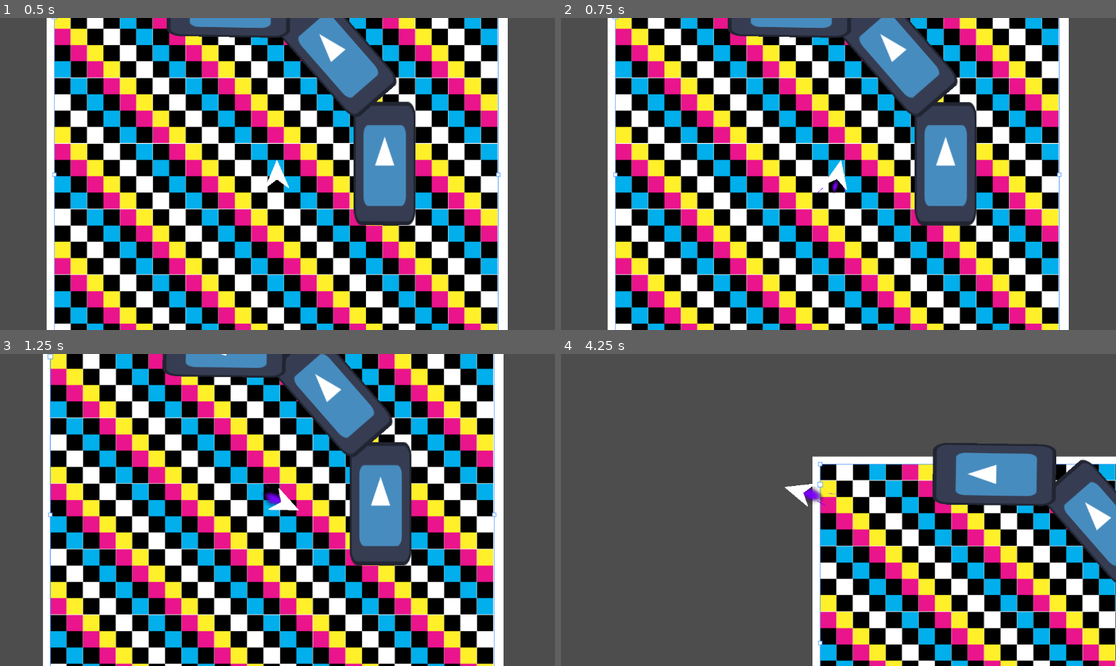
Above: before the commit, frames 1-4 (two rows, left to right).
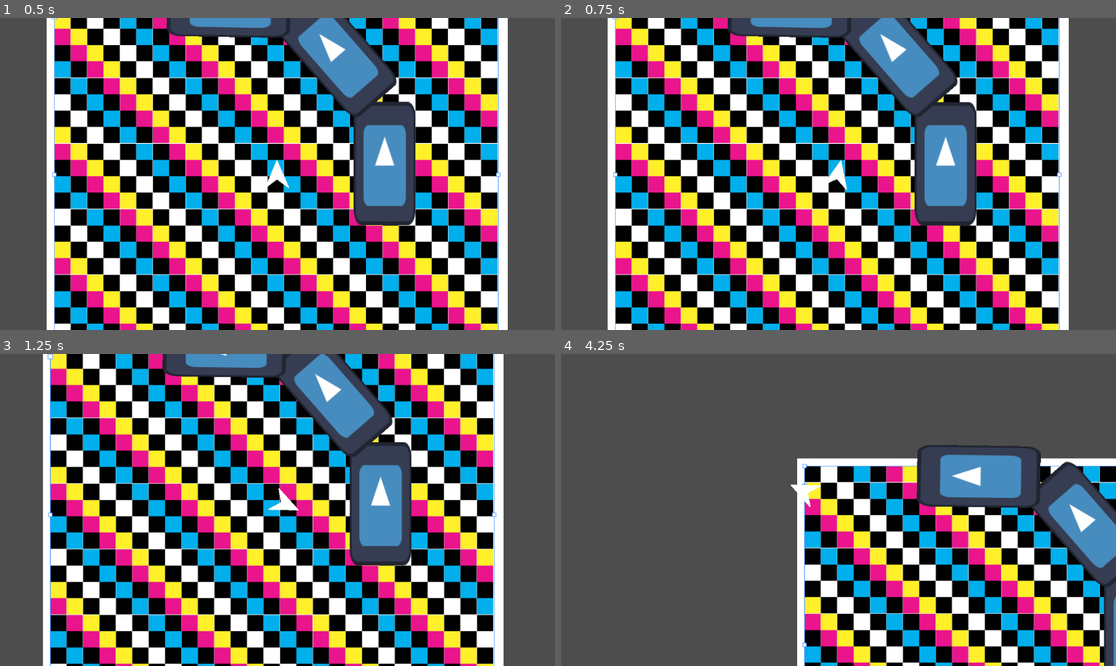
Above: after the commit, the same moments.

Repository: ParadoxArcher/Angle_Advantage
Game: Godot game, scene res://Scenes/GameScene.tscn
The game is run twice, just before and just after one commit, with the same random seed, the same clock (stepped at 60 frames per second) and the same inputs. The engine's default icon, where the game draws it, is replaced by a stand-in: a white triangle on a blue panel in a dark square.
Inputs:
- Up to frame 1 (0.5 s): no input
- Up to frame 2 (0.75 s): tap Enter at 0.5 s; hold D (RotateRight) from 0.53 s (still down); hold W (Boost) from 0.53 s (still down)
- Up to frame 3 (1.25 s): keep holding D (RotateRight); keep holding W (Boost)
- Up to frame 4 (4.25 s): release D (RotateRight) at 1.28 s; release W (Boost) at 1.28 s; hold S (Back) 1.28-2.03 s; tap W (Boost) at 1.35, 2.85 s; hold W (Boost) 2.03-2.78 s; hold D (RotateRight) 2.03-3.53 s; tap Space (Dodge) at 2.1 s; hold A (RotateLeft) from 3.53 s (still down); hold W (Boost) from 3.53 s (still down)

Frame 1 is identical in both runs. In frame 2, less than 0.1% of the frame differs, in the area x 46-52%, y 51-57%; in frame 3, 0.1%; in frame 4, 35%, in the area x 40-100%, y 28-100%.

Commit message:
vault backup: 2025-03-12 17:03:06

Diff:
--- a/zProject Files/Godot/Scenes/Player.tscn
+++ b/zProject Files/Godot/Scenes/Player.tscn
@@ -82,27 +82,33 @@
 script = ExtResource("6_1n3q7")
 
 [node name="RayCastL" type="RayCast2D" parent="WallBoost Detection"]
-target_position = Vector2(-90, -75)
+position = Vector2(-55, -50)
+target_position = Vector2(-70, -55)
 
 [node name="RayCastML" type="RayCast2D" parent="WallBoost Detection"]
-target_position = Vector2(-115, -45)
+position = Vector2(-55, -25)
+target_position = Vector2(-95, -30)
 
 [node name="RayCastM" type="RayCast2D" parent="WallBoost Detection"]
-target_position = Vector2(-130, 0)
+position = Vector2(-55, 0)
+target_position = Vector2(-105, 0)
 
 [node name="RayCastMR" type="RayCast2D" parent="WallBoost Detection"]
-target_position = Vector2(-115, 45)
+position = Vector2(-55, 25)
+target_position = Vector2(-95, 30)
 
 [node name="RayCastR" type="RayCast2D" parent="WallBoost Detection"]
-target_position = Vector2(-90, 75)
+position = Vector2(-55, 50)
+target_position = Vector2(-70, 55)
 
 [node name="VFX" type="Node2D" parent="."]
+visible = false
 show_behind_parent = true
 
 [node name="BoostVFX" type="Sprite2D" parent="VFX"]
 show_behind_parent = true
 material = SubResource("ShaderMaterial_m5b53")
-position = Vector2(-92, 0.999664)
+position = Vector2(-101, -3)
 rotation = 1.5708
 texture = ExtResource("7_cnoma")
 
--- a/zProject Files/Godot/Scenes/WallBoostDetection.gd
+++ b/zProject Files/Godot/Scenes/WallBoostDetection.gd
@@ -16,12 +16,17 @@
 		var TotalBoost = 0
 		if ray_cast_l.is_colliding():
 			TotalBoost += WallBoostScale
+			print(ray_cast_l.get_collider())
 		if ray_cast_ml.is_colliding:
 			TotalBoost += WallBoostScale
+			print(ray_cast_l.get_collider())
 		if ray_cast_m.is_colliding():
 			TotalBoost += WallBoostScale
+			print(ray_cast_l.get_collider())
 		if ray_cast_mr.is_colliding():
 			TotalBoost += WallBoostScale
+			print(ray_cast_l.get_collider())
 		if ray_cast_r.is_colliding():
 			TotalBoost += clampf(WallBoostScale, 0, 2 - TotalBoost)
+			print(ray_cast_l.get_collider())
 		WallBoosting.emit(TotalBoost)
--- a/zProject Files/Godot/Scripts/PlayerScript.gd
+++ b/zProject Files/Godot/Scripts/PlayerScript.gd
@@ -191,3 +191,4 @@
 
 func _on_wall_boost_detection_wall_boosting(TotalBoost):
 	SpeedAccel[0] += TotalBoost
+	print("Boosting!")
Not shown, changed: .obsidian/workspace.json
